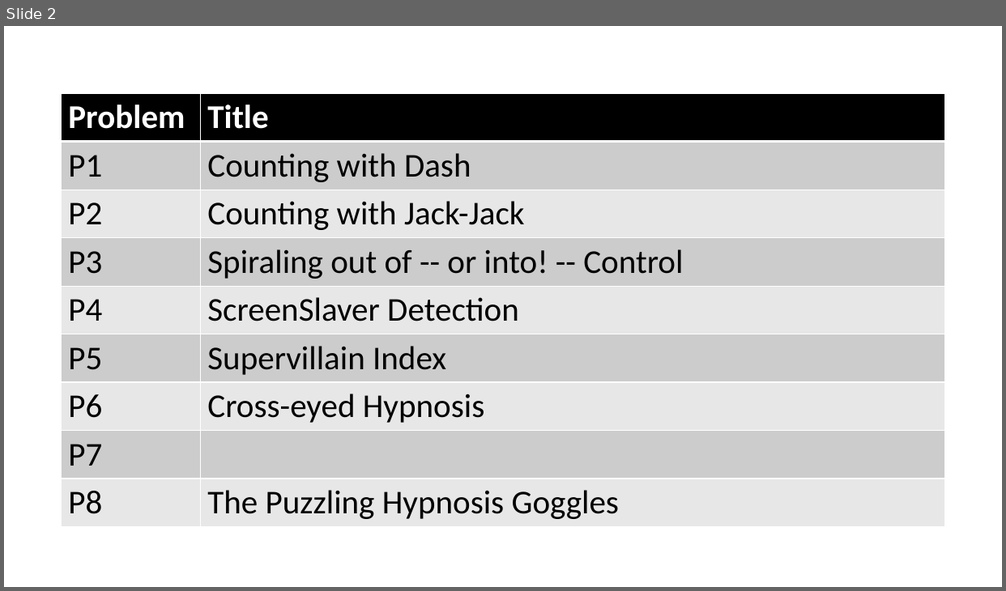
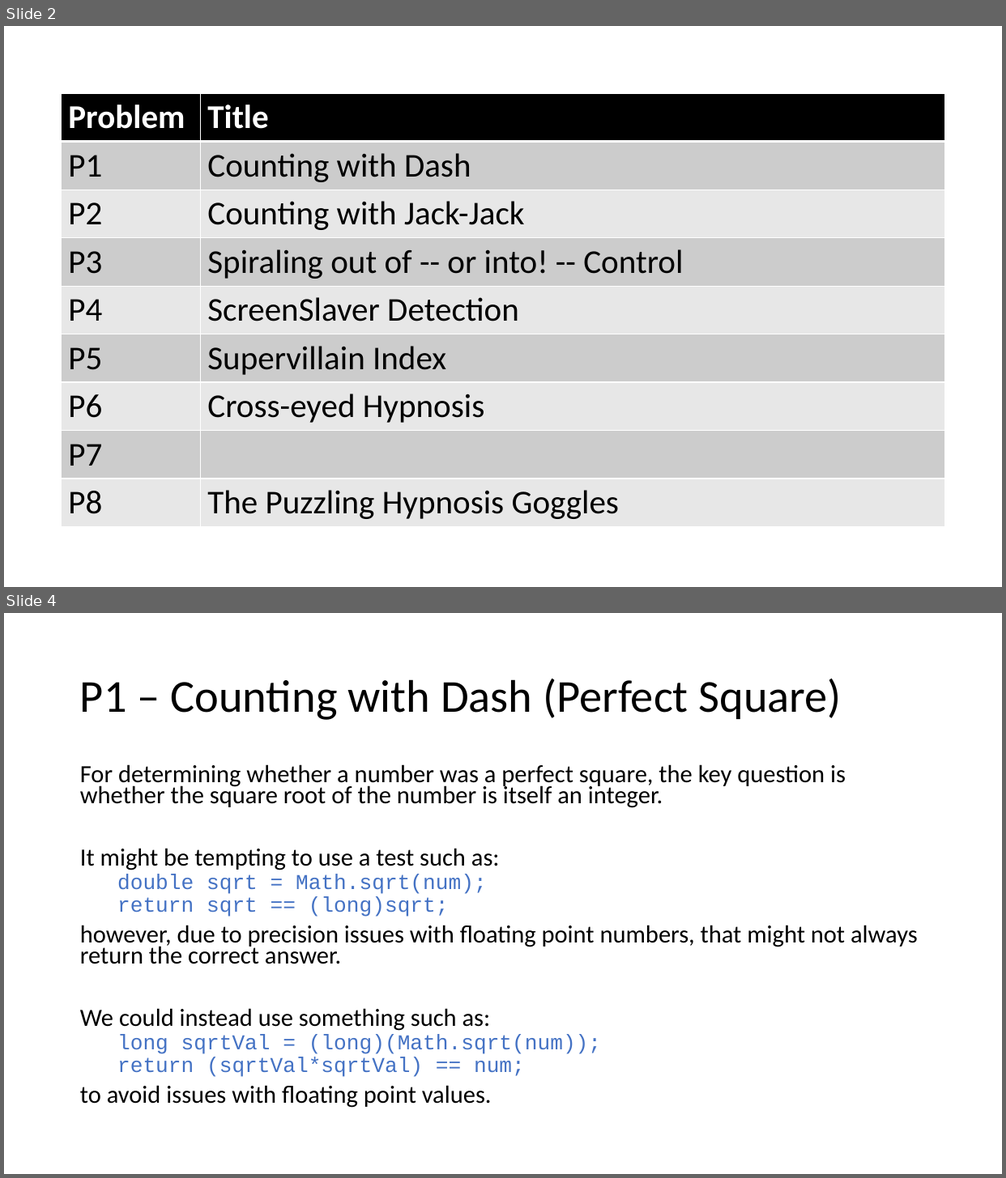
Before and after one commit to JohnDickerson/umd_hspc2019, a slide deck: docs/2019-solutions.pptx. Shown one above the other, each under a label of ours: slide 2 before the commit, slides 2 and 4 after it; the slides between them are not shown. The pictures are 1006x591 and 1006x1178 pixels, drawn with LibreOffice and Linux fonts; fonts in the diff are those of the drawing. Boxes give left, top, right and bottom in pixels: in the first picture for what was removed or moved away, otherwise in the second. Text is boxed around its words. In the diff, an @@ line names an element or a change of style, - is before the commit and + after.

```diff
--- a/docs/2019-solutions.pptx
+++ b/docs/2019-solutions.pptx
@@ slide 4 added at box(4, 613, 1002, 1174), background #FFFFFF @@
@@ title added at box(80, 679, 841, 720), 44 pt, text #000000 @@
+P1 – Counting with Dash (Perfect Square)
@@ text added at box(80, 764, 918, 1108), 23.8 pt, text #000000 @@
+For determining whether a number was a perfect square, the key question is whether the square root of the number is itself an integer.
+It might be tempting to use a test such as:
+  double sqrt = Math.sqrt(num);
+  return sqrt == (long)sqrt;
+however, due to precision issues with floating point numbers, that might not always return the correct answer.
+We could instead use something such as:
+  long sqrtVal = (long)(Math.sqrt(num));
+  return (sqrtVal*sqrtVal) == num;
+to avoid issues with floating point values.
```
Also in this commit, not shown: 1 slide changed, 3 other slides added.
